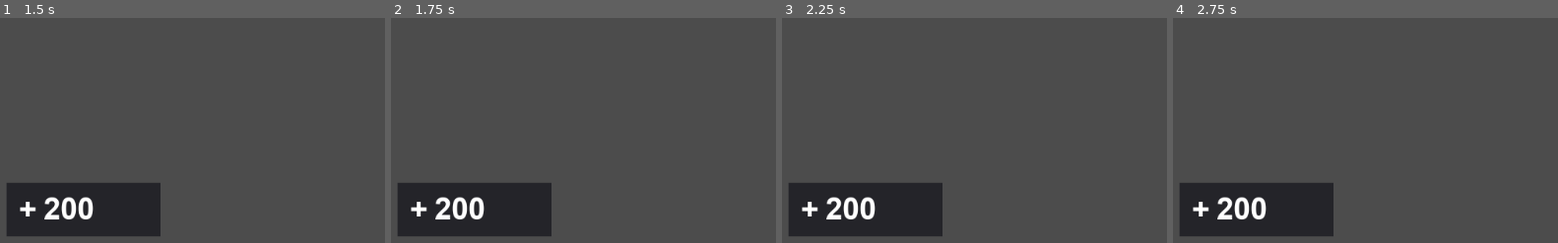
Above: before the commit, frames 1-4 (left to right).
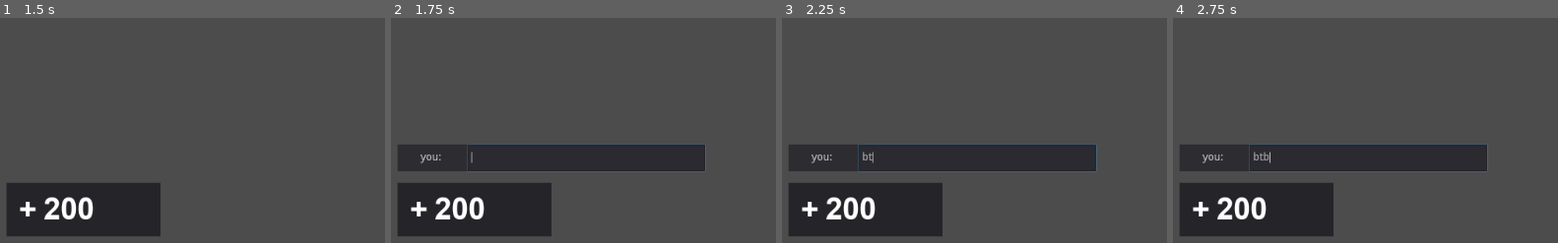
Above: after the commit, the same moments.

Repository: hakanrw/fireware
Game: Godot game, scene res://main.tscn
Two runs of this game, one before a commit and one after it. Both use one fixed random seed, a clock stepped at 60 frames per second and the inputs below. This scene is started directly instead of the project's main scene. The engine's default icon, where the game draws it, is replaced by a stand-in: a white triangle on a blue panel in a dark square.
Inputs (mouse positions are % of the whole screen's width and height, from its top left):
- Up to frame 1 (1.5 s): tap Enter at 0.5 s; move the mouse to (73, 45) at 0.52 s; hold Right (ui_right) 0.53-1.28 s; tap G (throw_weapon) at 0.6 s; click (73, 45) at 0.67 s; tap B (ui_shop) at 0.77, 1.07 s; tap M (ui_team_select) at 0.8, 1.35 s; tap Space at 1.25 s; move the mouse to (30, 55) at 1.27 s; hold Down (ui_down) from 1.28 s (still down)
- Up to frame 2 (1.75 s): keep holding Down (ui_down); tap B (ui_shop) at 1.52 s; tap T (chat, bound only after the commit) at 1.55 s
- Up to frame 3 (2.25 s): tap B (ui_shop) at 1.82 s; move the mouse to (60, 28) at 2.02 s; release Down (ui_down) at 2.03 s; hold Right (ui_right) from 2.03 s (still down); tap T (chat, bound only after the commit) at 2.1 s
- Up to frame 4 (2.75 s): keep holding Right (ui_right); tap B (ui_shop) at 2.3 s
The pictures show only the part of the screen within x 0-50%, y 50-100%; the shares and areas given below are measured in that part.

Frame 1 is identical in both runs. In frame 2, 9.6% of the frame differs, in the area x 1-82%, y 56-69%; in frame 3, 9.6%; in frame 4, 9.6%.

Commit message:
implement chatting and make hud uname and level dynamic

Diff:
--- a/network/round_controller.gd
+++ b/network/round_controller.gd
@@ -183,7 +183,6 @@
 		if winner != 2: leaderboard[winner] += 1
 		print("team " + str(winner) + " won the round")
 		emit_signal("round_ended", winner)
-		Utils.get_chat_controller().insert_message("team " + str(winner) + " won the round")
 
 remotesync func update_timer(max_time, remaining_time):
 	if 1 == multiplayer.get_rpc_sender_id() or multiplayer.get_network_unique_id() == multiplayer.get_rpc_sender_id():
--- a/player/local_player.gd
+++ b/player/local_player.gd
@@ -14,6 +14,8 @@
 	connect("player_health_changed", self, "_on_health_change")
 	connect("player_weapon_changed", self, "_on_weapon_change")
 	connect("player_ammo_changed", self, "_on_ammo_change")
+
+	Utils.get_hud_node().uname.text = name_tag
 
 var spectating = 0
 
@@ -47,23 +49,24 @@
 	else:
 		last_shoot = Time.get_ticks_msec()
 
-	if Input.is_action_just_pressed("ui_shop"):
-		if _current_hud_menu() == "shop":
-			Utils.get_hud_node().clear_page()
-		else:
-			_request_shop()
+	if Utils.get_chat_controller().focus == false:
+		if Input.is_action_just_pressed("ui_shop"):
+			if _current_hud_menu() == "shop":
+				Utils.get_hud_node().clear_page()
+			else:
+				_request_shop()
 
-	if Input.is_action_just_pressed("ui_team_select"):
-		if _current_hud_menu() == "team_select":
-			Utils.get_hud_node().clear_page()
-		else:
-			_request_team_select()
+		if Input.is_action_just_pressed("ui_team_select"):
+			if _current_hud_menu() == "team_select":
+				Utils.get_hud_node().clear_page()
+			else:
+				_request_team_select()
 
-	if Input.is_action_just_pressed("ui_menu"):
-		NetworkController.close_connection()
+		if Input.is_action_just_pressed("ui_menu"):
+			NetworkController.close_connection()
 
-	if Input.is_action_just_pressed("throw_weapon"):
-		_throw_current_weapon()
+		if Input.is_action_just_pressed("throw_weapon"):
+			_throw_current_weapon()
 
 
 func _physics_process(delta):
@@ -116,7 +119,7 @@
 	return _current_hud_menu() != ""
 
 func _is_interactable():
-	return not _is_on_menu() and health > 0
+	return not _is_on_menu() and health > 0 and Utils.get_chat_controller().focus == false
 
 func _is_spectating():
 	return health <= 0 or team == Utils.Team.SPECTATOR
--- a/project.godot
+++ b/project.godot
@@ -105,6 +105,11 @@
 "events": [ Object(InputEventKey,"resource_local_to_scene":false,"resource_name":"","device":0,"alt":false,"shift":false,"control":false,"meta":false,"command":false,"pressed":false,"scancode":82,"physical_scancode":0,"unicode":0,"echo":false,"script":null)
  ]
 }
+chat={
+"deadzone": 0.5,
+"events": [ Object(InputEventKey,"resource_local_to_scene":false,"resource_name":"","device":0,"alt":false,"shift":false,"control":false,"meta":false,"command":false,"pressed":false,"scancode":84,"physical_scancode":0,"unicode":0,"echo":false,"script":null)
+ ]
+}
 
 [layer_names]
 
--- a/ui/hud/chat.gd
+++ b/ui/hud/chat.gd
@@ -1,21 +1,64 @@
 extends CanvasLayer
 
 onready var chat_box = $Control/ChatBox
+onready var write = $Control/Write
+onready var line_edit = $Control/Write/LineEdit
 
 var message_template = preload("./message.tscn")
 
+var focus = false
+
+func _ready():
+	line_edit.connect("text_entered", self, "_on_text_submit")
+	line_edit.connect("focus_exited", self, "unfocus")
+
+func _process(delta):
+	if Input.is_action_just_pressed("chat") and Utils.get_chat_controller().focus == false:
+		Utils.get_chat_controller().focus()
+
 remotesync func send_message(message: String):
 	var sender = multiplayer.get_rpc_sender_id()
-	insert_message(str(sender) + ": " + message.strip_edges(true, true).substr(0, 50))
+	var sender_name = ""
+	if sender == 1:
+		sender_name = "server"
+	else:
+		sender_name = NetworkController.get_player_with_id(sender).name_tag
+	insert_message(sender_name + ": " + message.strip_edges(true, true).substr(0, 50))
 
 func insert_message(message_text: String):
 	var message = message_template.instance()
 	message.get_node("Label").text = message_text
 	chat_box.add_child(message)
 
+	if chat_box.get_children().size() > 5:
+		chat_box.get_children()[0].queue_free()
 
 	yield(get_tree().create_timer(10), "timeout")
 	var tween = get_tree().create_tween()
 	tween.tween_property(message, "modulate:a", 0, 0.5)
-	tween.tween_callback(message, "queue_free")
 	tween.bind_node(message)
+
+func focus():
+	write.visible = true
+	chat_box.rect_position.y = 160
+	line_edit.grab_focus()
+
+	focus = true
+
+func unfocus():
+	if focus == false: return
+
+	write.visible = false
+	chat_box.rect_position.y = 200
+	line_edit.release_focus()
+
+	focus = false
+
+func _on_text_submit(text):
+	if text == "":
+		unfocus()
+		return
+
+	line_edit.text = ""
+	rpc("send_message", text)
+	unfocus()
--- a/ui/hud/chat.tscn
+++ b/ui/hud/chat.tscn
@@ -1,6 +1,7 @@
-[gd_scene load_steps=2 format=2]
+[gd_scene load_steps=3 format=2]
 
 [ext_resource path="res://ui/hud/chat.gd" type="Script" id=1]
+[ext_resource path="res://ui/hud/write.tscn" type="PackedScene" id=2]
 
 [node name="Chat" type="CanvasLayer"]
 script = ExtResource( 1 )
@@ -8,19 +9,22 @@
 [node name="Control" type="Control" parent="."]
 anchor_right = 1.0
 anchor_bottom = 1.0
-__meta__ = {
-"_edit_use_anchors_": false
-}
 
 [node name="ChatBox" type="VBoxContainer" parent="Control"]
 anchor_top = 1.0
 anchor_bottom = 1.0
 margin_left = 20.0
 margin_top = -400.0
-margin_right = 383.0
+margin_right = 420.0
 margin_bottom = -100.0
 size_flags_vertical = 0
 alignment = 2
-__meta__ = {
-"_edit_use_anchors_": false
-}
+
+[node name="Write" parent="Control" instance=ExtResource( 2 )]
+visible = false
+anchor_top = 1.0
+anchor_bottom = 1.0
+margin_left = 20.0
+margin_top = -135.0
+margin_right = 420.0
+margin_bottom = -100.0
--- a/ui/hud/hud.gd
+++ b/ui/hud/hud.gd
@@ -16,6 +16,8 @@
 onready var htd = $Control/VBoxContainer/HTD
 onready var hmd = $Control/VBoxContainer/MarginContainer/HMD
 onready var hbd = $Control/VBoxContainer/HBD
+onready var uname = $Control/VBoxContainer/HTD/HBoxContainer/Panel/Name
+onready var level = $Control/VBoxContainer/HTD/HBoxContainer/Panel3/Level
 
 onready var health_label = $Control/VBoxContainer/HBD/HBoxContainer/HealthPanel/Health
 onready var ammo_panel = $Control/VBoxContainer/HBD/HBoxContainer/AmmoPanel/Ammo
@@ -27,8 +29,12 @@
 
 func _ready():
 	if Utils.is_server():
-		$Control.visible = false
-	pass
+		hbd.hide()
+		uname.text = "server"
+	Utils.connect("level_changed", self, "_on_level_change")
+
+func _on_level_change(level_name):
+	level.text = level_name
 
 func show_team_select():
 	show_page("team_select")
@@ -40,6 +46,8 @@
 	show_page("")
 
 func show_page(page: String):
+	if Utils.is_server(): return
+
 	if current_page == page: return
 	current_page = page
 	_clear_hud()
@@ -58,6 +66,7 @@
 		n.queue_free()
 
 func alert(message: String):
+	if Utils.is_server(): return
 	show_page("alert")
 	hmd.get_node("Alert/CenterContainer/Label").text = message
 
@@ -95,6 +104,9 @@
 	winner_node.get_node("ScoresPanel/CenterContainer/HBoxContainer/InsurgentScoreContainer/Label").text \
 		= str(Utils.get_round_controller().leaderboard[Utils.Team.INSURGENT])
 
+	Utils.get_chat_controller().insert_message(text.to_lower())
+
+
 	hmd.add_child(winner_node)
 
 	yield(get_tree().create_timer(3), "timeout")
--- a/ui/hud/hud.tscn
+++ b/ui/hud/hud.tscn
@@ -18,9 +18,6 @@
 [node name="Control" type="Control" parent="."]
 anchor_right = 1.0
 anchor_bottom = 1.0
-__meta__ = {
-"_edit_use_anchors_": false
-}
 
 [node name="VBoxContainer" type="VBoxContainer" parent="Control"]
 anchor_right = 1.0
@@ -51,7 +48,7 @@
 margin_bottom = 40.0
 rect_min_size = Vector2( 200, 0 )
 
-[node name="LineEdit" type="Label" parent="Control/VBoxContainer/HTD/HBoxContainer/Panel"]
+[node name="Name" type="Label" parent="Control/VBoxContainer/HTD/HBoxContainer/Panel"]
 margin_left = 10.0
 margin_top = 9.0
 margin_right = 188.0
@@ -59,7 +56,7 @@
 custom_fonts/font = ExtResource( 2 )
 text = "$uname"
 __meta__ = {
-"_edit_use_anchors_": false
+"_edit_use_anchors_": true
 }
 
 [node name="Panel2" type="Panel" parent="Control/VBoxContainer/HTD/HBoxContainer"]
@@ -85,16 +82,13 @@
 margin_bottom = 40.0
 rect_min_size = Vector2( 200, 0 )
 
-[node name="LineEdit" type="Label" parent="Control/VBoxContainer/HTD/HBoxContainer/Panel3"]
+[node name="Level" type="Label" parent="Control/VBoxContainer/HTD/HBoxContainer/Panel3"]
 margin_left = 10.0
 margin_top = 9.0
 margin_right = 188.0
 margin_bottom = 32.0
 custom_fonts/font = ExtResource( 2 )
 text = "$level"
-__meta__ = {
-"_edit_use_anchors_": false
-}
 
 [node name="MarginContainer" type="MarginContainer" parent="Control/VBoxContainer"]
 margin_top = 74.0
@@ -167,9 +161,6 @@
 margin_bottom = 57.0
 custom_fonts/font = ExtResource( 1 )
 text = "50"
-__meta__ = {
-"_edit_use_anchors_": false
-}
 
 [node name="Slash" type="Label" parent="Control/VBoxContainer/HBD/HBoxContainer/AmmoPanel"]
 margin_left = 130.0
@@ -178,9 +169,6 @@
 margin_bottom = 57.0
 custom_fonts/font = ExtResource( 1 )
 text = "/"
-__meta__ = {
-"_edit_use_anchors_": false
-}
 
 [node name="Magazine" type="Label" parent="Control/VBoxContainer/HBD/HBoxContainer/AmmoPanel"]
 margin_left = 140.681
--- /dev/null
+++ b/ui/hud/write.tscn
@@ -0,0 +1,21 @@
+[gd_scene format=2]
+
+[node name="Write" type="Panel"]
+modulate = Color( 1, 1, 1, 0.784314 )
+margin_right = 400.0
+margin_bottom = 35.0
+rect_min_size = Vector2( 0, 35 )
+
+[node name="Label" type="Label" parent="."]
+anchor_right = 1.0
+anchor_bottom = 1.0
+margin_left = 30.0
+margin_right = -336.0
+text = "you:"
+valign = 1
+
+[node name="LineEdit" type="LineEdit" parent="."]
+anchor_left = 1.0
+anchor_right = 1.0
+anchor_bottom = 1.0
+margin_left = -309.0
--- a/utils.gd
+++ b/utils.gd
@@ -1,4 +1,6 @@
 extends Node
+
+signal level_changed(level)
 
 const menu = preload("res://ui/menu/menu.tscn")
 const game = preload("res://main.tscn")
@@ -39,6 +41,7 @@
 			level_bounds = Vector2(1024, 600)
 		else:
 			level_bounds = limit.position
+		emit_signal("level_changed", level_name)
 
 
 func is_game_loaded():
Not shown, changed: export_presets.cfg
Not shown, changed: .gitignore
